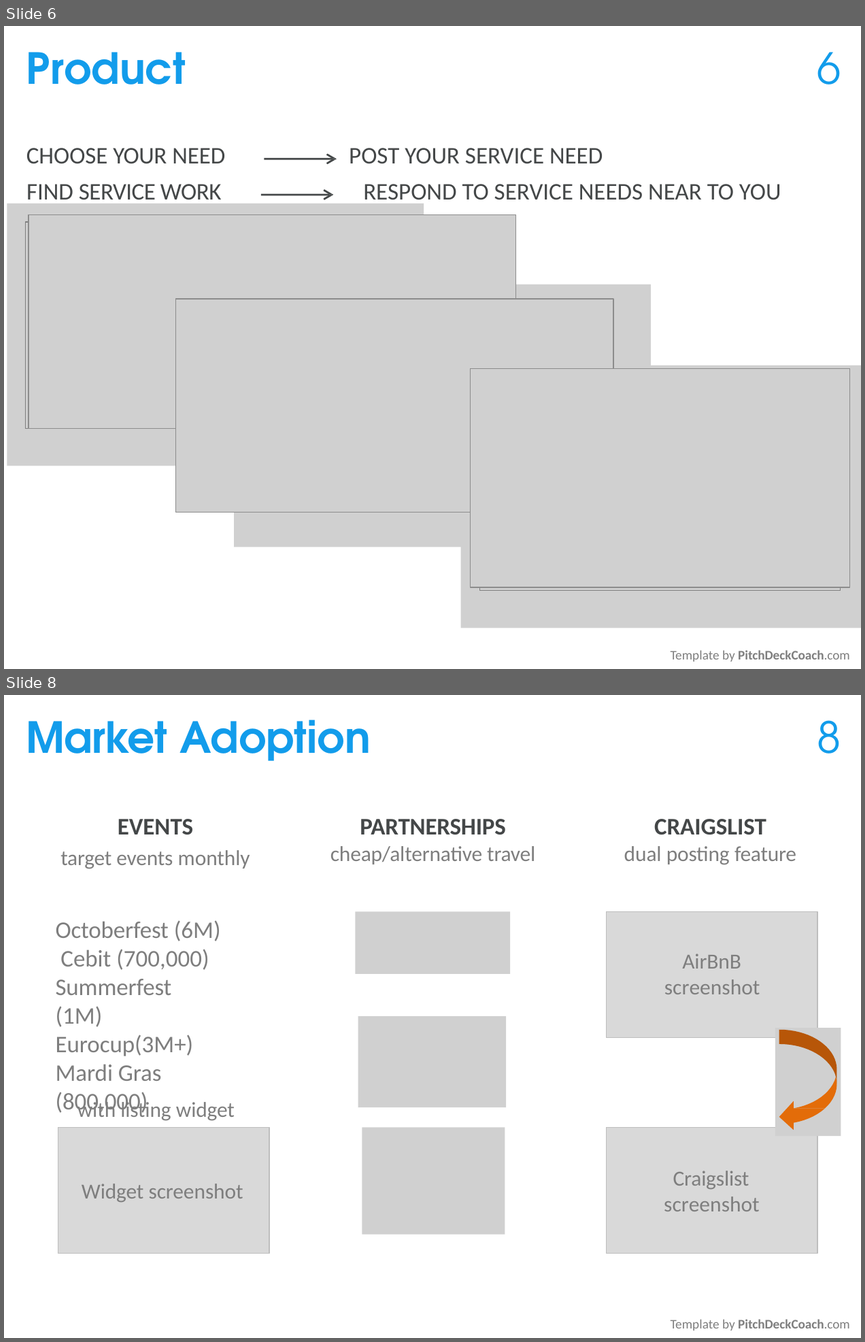
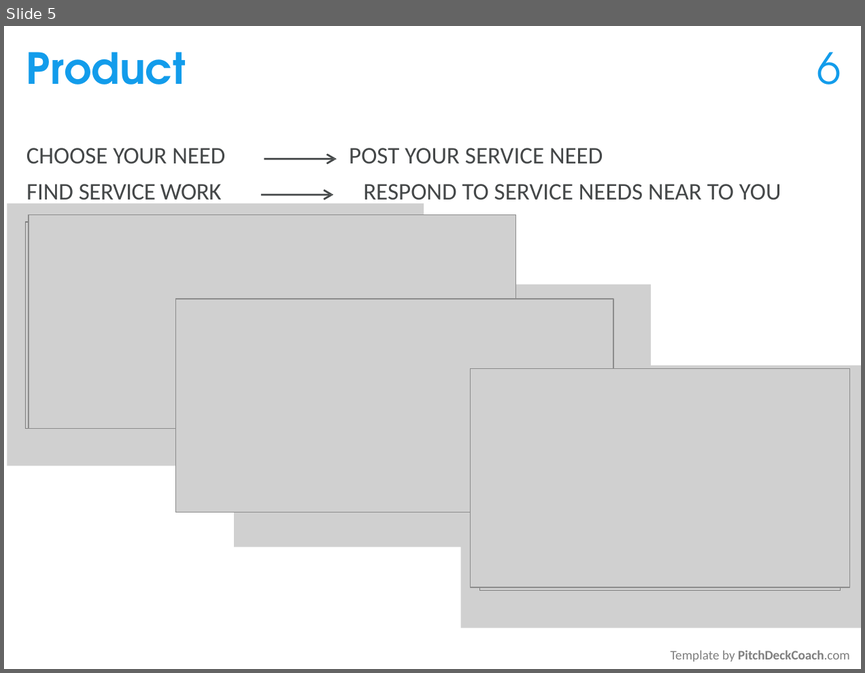
Before and after one commit to chaithu563/myserviceneed, a slide deck: service_images/startuppitch/myservicenned_pitch.pptx. Shown one above the other, each under a label of ours: slides 6 and 8 before the commit, slide 5 after it; the slides between them are not shown. The pictures are 865x1342 and 865x673 pixels, drawn with LibreOffice and Linux fonts; fonts in the diff are those of the drawing; grey boxes stand for pictures. Boxes give left, top, right and bottom in pixels: in the first picture for what was removed or moved away, otherwise in the second. Text is boxed around its words. In the diff, an @@ line names an element or a change of style, - is before the commit and + after.

```diff
--- a/service_images/startuppitch/myservicenned_pitch.pptx
+++ b/service_images/startuppitch/myservicenned_pitch.pptx
@@ slide 8 removed at (4, 695, 861, 1338), background #FFFFFF @@
@@ title removed at (26, 719, 371, 761) @@
-Market Adoption
@@ text removed at (817, 720, 841, 753) @@
-8
@@ text removed at (60, 819, 250, 869) @@
-EVENTS
-target events monthly
@@ text removed at (330, 819, 535, 864) @@
-PARTNERSHIPS
-cheap/alternative travel
@@ text removed at (624, 819, 796, 865) @@
-CRAIGSLIST
-dual posting feature
@@ picture removed at (356, 912, 511, 974) @@
@@ freeform shape removed at (606, 912, 817, 1038) @@
@@ freeform shape removed at (606, 912, 817, 1038) @@
@@ text removed at (56, 920, 221, 1115) @@
-Octoberfest (6M) Cebit (700,000)
-Summerfest (1M)
-Eurocup(3M+)
-Mardi Gras (800,000)
@@ text removed at (664, 953, 760, 994) @@
-AirBnB screenshot
@@ picture removed at (358, 1016, 506, 1107) @@
@@ picture removed at (775, 1028, 841, 1136) @@
@@ freeform shape removed at (779, 1029, 836, 1083) @@
@@ freeform shape removed at (779, 1076, 836, 1130) @@
@@ text removed at (77, 1098, 235, 1121) @@
-with listing widget
@@ rectangle removed at (58, 1127, 269, 1253) @@
-Widget screenshot
@@ picture removed at (362, 1127, 505, 1234) @@
@@ freeform shape removed at (606, 1127, 817, 1253) @@
@@ rectangle removed at (606, 1127, 817, 1253) @@
-Craigslist screenshot
@@ text removed at (670, 1319, 850, 1330) @@
-Template by PitchDeckCoach.com
@@ what was slide 6 is now slide 5 @@
```
Also in this commit, not shown: 4 slides changed, 1 other slide removed, 1 other file.
